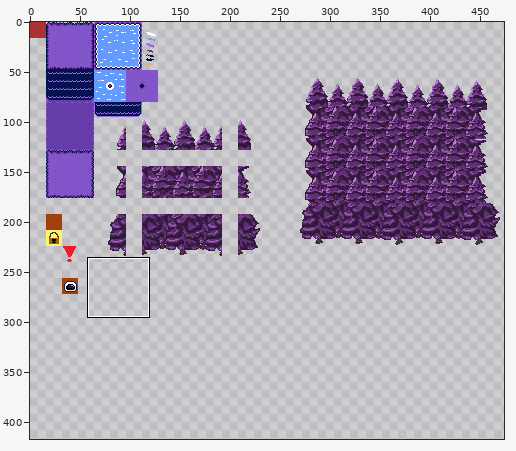
A sprite sheet gets an edit: TheSpaceCakes - Copy/TheSpaceCakes - Copy/sprites/tiles_outside/layers/651e824e-5a5c-4659-8c3b-7522423fcbb0/d69de8f4-00e5-46c3-bfb2-e6c82ae1f7a7.png. The picture above shows the old version from afar; the outline marks the close-up.
Close-up. The starting point:
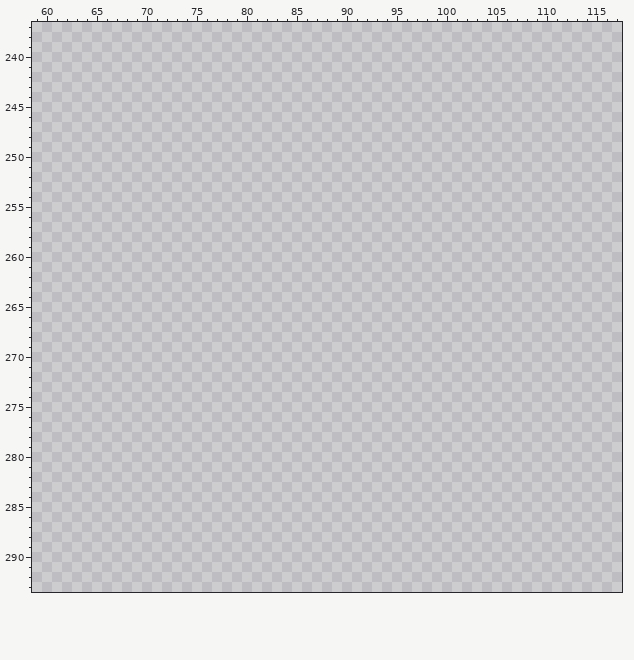
The file is 512x512 pixels. Colours within 5 levels of each other are drawn and written as one. Shown: x 59..117, y 237..293. The wide view leaves out empty margins.
New version:
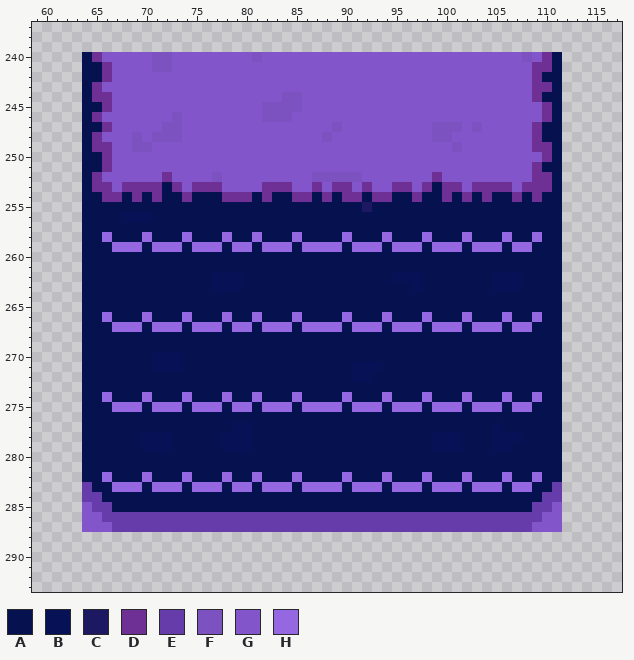
Palette (. is transparent): A #06114f  B #071256  C #1d1862  D #6f3096  E #663cab  F #7c51c0  G #8255ca  H #9567e0
Diff:
Changed rows in their new state; - is an unchanged pixel.
first column x 64:
240 ADGGGGGFFGGGGGGGGFGGGGGGGGGGGGGGGGGGGGGGGGGGFGDA
241 AADGGGGFFGGGGGGGGGGGGGGGGGGGGGGGGGGGGGGGGGGGGDDA
242 AADGGGGGGGGGGGGGGGGGGGGGGGGGGGGGGGGGGGGGGGGGGDAA
243 ADGGGGGGGGGGGGGGGGGGGGGGGGGGGGGGGGGGGGGGGGGGGDDA
244 ADDGGGGGGGGGGGGGGGGGFFGGGGGGGGGGGGGGGGGGGGGGGDAA
245 AADGGGGGGGGGGGGGGGFFFFGGGGGGGGGGGGGGGGGGGGGGGGDA
246 ADGGGGGGGFGGGGGGGGFFFGGGGGGGGGGGGGGGGGGGGGGGGGDA
247 AADGGGGGFFGGGGGGGGGGGGGGGFGGGGGGGGGFFFGFGGGGGDAA
248 ADGGGFGFFFGGGGGGGGGGGGGGFGGGGGGGGGGFFGGGGGGGGDAA
249 ADDGGFFGGGGGGGGGGGGGGGGGGGGGGGGGGGGGGFGGGGGGGDDA
250 AADGGGGGGGGGGGGGGGGGGGGGGGGGGGGGGGGGGGGGGGGGGGDA
251 AADGGGGGGGGGGGGGGGGGGGGGGGGGGGGGGGGGGGGGGGGGGDAA
252 ADGGGGGGDGGGGFGGGGGGGGGFFFFFGGGGGGGDGGGGGGGGGDDA
253 ADDGDDDDADGDDDGGGGDDDGGDGDDGDGGDDGDADDGDDDDGDDDA
254 AADDADADAADAAADDDADAADDADADDADDAADAADADADAADADAA
255 AAAAAAAAAAAAAAAAAAAAAAAAAAAACAAAAAAAAAAAAAAAAAAA
256 AAAABBBAAAAAAAAAAAAAAAAAAAAAAAAAAAAAAAAAAAAAAAAA
257 AAAAAAAAAAAAAAAAAAAAAAAAAAAAAAAAAAAAAAAAAAAAAAAA
258 AAHAAAHAAAHAAAHAAHAAAHAAAAHAAAHAAAHAAAHAAAHAAHAA
259 AAAHHHAHHHAHHHAHHAHHHAHHHHAHHHAHHHAHHHAHHHAHHAAA
260 AAAAAAAAAAAAAAAAAAAAAAAAAAAAAAAAAAAAAAAAAAAAAAAA
261 AAAAAAAAAAAAAAAAAAAAAAAAAAAAAAAAAAAAAAAAAAAAAAAA
262 AAAAAAAAAAAAABBBAAAAAAAAAAAAAAABBBAAAAAAABBBAAAA
263 AAAAAAAAAAAAABBBAAAAAAAAAAAAAAAAABAAAAAAABBBAAAA
264 AAAAAAAAAAAAAAAAAAAAAAAAAAAAAAAAAAAAAAAAAAAAAAAA
265 AAAAAAAAAAAAAAAAAAAAAAAAAAAAAAAAAAAAAAAAAAAAAAAA
266 AAHAAAHAAAHAAAHAAHAAAHAAAAHAAAHAAAHAAAHAAAHAAHAA
267 AAAHHHAHHHAHHHAHHAHHHAHHHHAHHHAHHHAHHHAHHHAHHAAA
268 AAAAAAAAAAAAAAAAAAAAAAAAAAAAAAAAAAAAAAAAAAAAAAAA
269 AAAAAAAAAAAAAAAAAAAAAAAAAAAAAAAAAAAAAAAAAAAAAAAA
270 AAAAAAABBBAAAAAAAAAAAAAAAAAAAAAAAAAAAAAAAAAAAAAA
271 AAAAAAABBBAAAAAAAAAAAAAAAAABBBAAAAAAAAAAAAAAAAAA
272 AAAAAAAAAAAAAAAAAAAAAAAAAAABBAAAAAAAAAAAAAAAAAAA
273 AAAAAAAAAAAAAAAAAAAAAAAAAAAAAAAAAAAAAAAAAAAAAAAA
274 AAHAAAHAAAHAAAHAAHAAAHAAAAHAAAHAAAHAAAHAAAHAAHAA
275 AAAHHHAHHHAHHHAHHAHHHAHHHHAHHHAHHHAHHHAHHHAHHAAA
276 AAAAAAAAAAAAAAAAAAAAAAAAAAAAAAAAAAAAAAAAAAAAAAAA
277 AAAAAAAAAAAAAAABBAAAAAAAAAAAAAAAAAAAAAAAABAAAAAA
278 AAAAAABBBAAAAABBBAAAAAAAAAAAAAAAAAABBBAAABBBAAAA
279 AAAAAABBBAAAAABBBAAAAAAAAAAAAAAAAAABBBAAABBAAAAA
280 AAAAAAAAAAAAAAAAAAAAAAAAAAAAAAAAAAAAAAAAAAAAAAAA
281 AAAAAAAAAAAAAAAAAAAAAAAAAAAAAAAAAAAAAAAAAAAAAAAA
282 AAHAAAHAAAHAAAHAAHAAAHAAAAHAAAHAAAHAAAHAAAHAAHAA
283 EAAHHHAHHHAHHHAHHAHHHAHHHHAHHHAHHHAHHHAHHHAHHAAE
284 EEAAAAAAAAAAAAAAAAAAAAAAAAAAAAAAAAAAAAAAAAAAAAEE
285 GEEAAAAAAAAAAAAAAAAAAAAAAAAAAAAAAAAAAAAAAAAAAEEG
286 GGEEEEEEEEEEEEEEEEEEEEEEEEEEEEEEEEEEEEEEEEEEEEGG
287 GGGEEEEEEEEEEEEEEEEEEEEEEEEEEEEEEEEEEEEEEEEEEGGG
